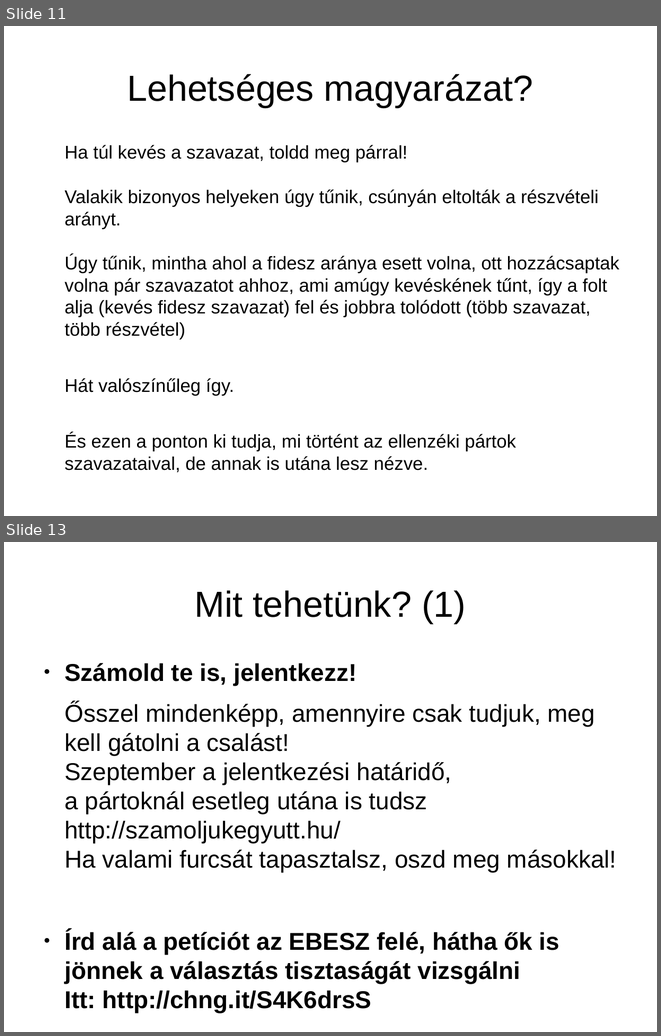
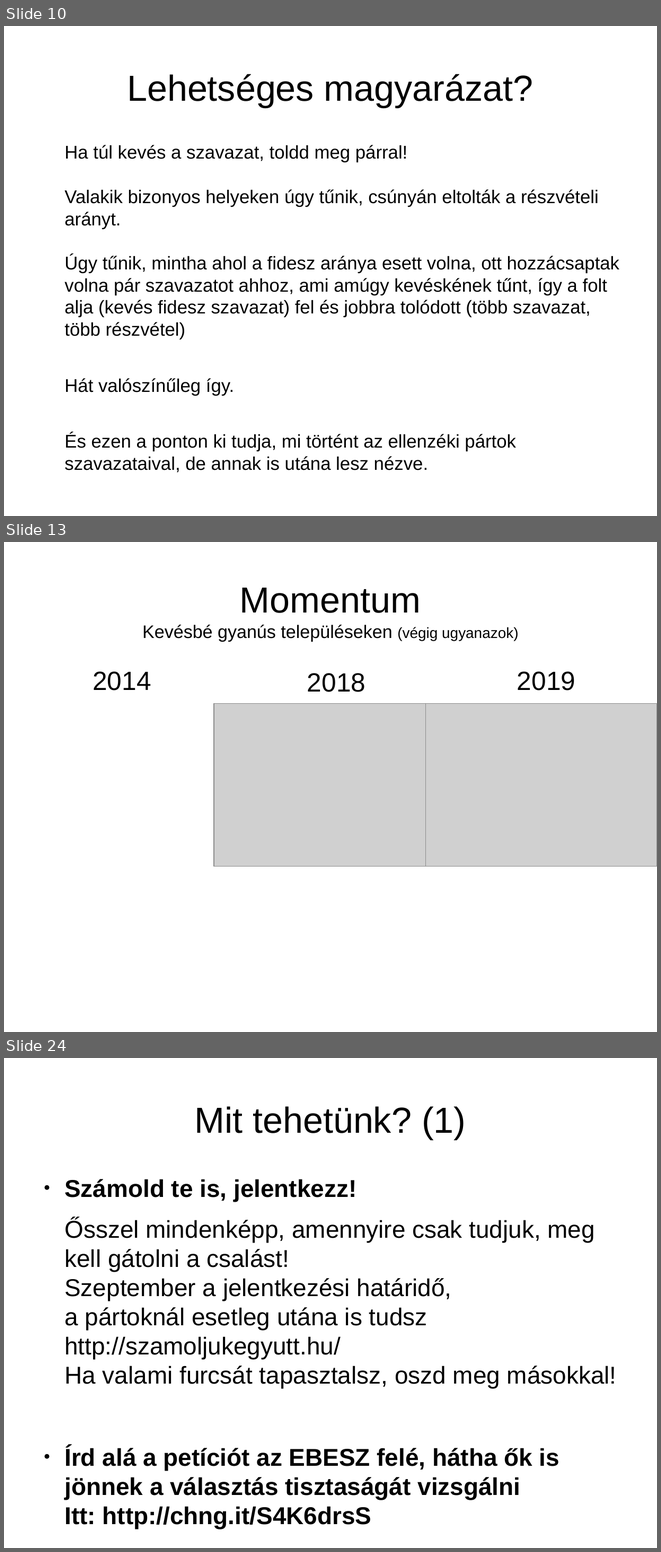
Before and after one commit to brezniczky/ep_elections_2019_hun, a slide deck: slides/hun/slides.odp. Shown one above the other, each under a label of ours: slides 11 and 13 before the commit, slides 10, 13 and 24 after it; the slides between them are not shown. The pictures are 661x1036 and 661x1552 pixels, drawn with LibreOffice and Linux fonts; fonts in the diff are those of the drawing; grey boxes stand for pictures. Boxes give left, top, right and bottom in pixels: in the first picture for what was removed or moved away, otherwise in the second. Text is boxed around its words. In the diff, an @@ line names an element or a change of style, - is before the commit and + after.

```diff
--- a/slides/hun/slides.odp
+++ b/slides/hun/slides.odp
@@ slide 13 added at box(4, 542, 657, 1032), background #FFFFFF @@
@@ title added at box(142, 588, 518, 642), 22 pt, text #000000 @@
+Momentum
+Kevésbé gyanús településeken (végig ugyanazok)
@@ text added at box(93, 671, 151, 690), 32 pt, text #000000 @@
+2014
@@ text added at box(307, 673, 365, 692), 32 pt, text #000000 @@
+2018
@@ text added at box(517, 671, 575, 690), 32 pt, text #000000 @@
+2019
@@ picture added at box(214, 703, 445, 866) @@
@@ picture added at box(426, 703, 657, 866) @@
@@ what was slide 11 is now slide 10 @@
@@ what was slide 13 is now slide 24 @@
```
Also in this commit, not shown: 4 slides changed, 11 other slides added, 1 slide removed, 1 other file.
